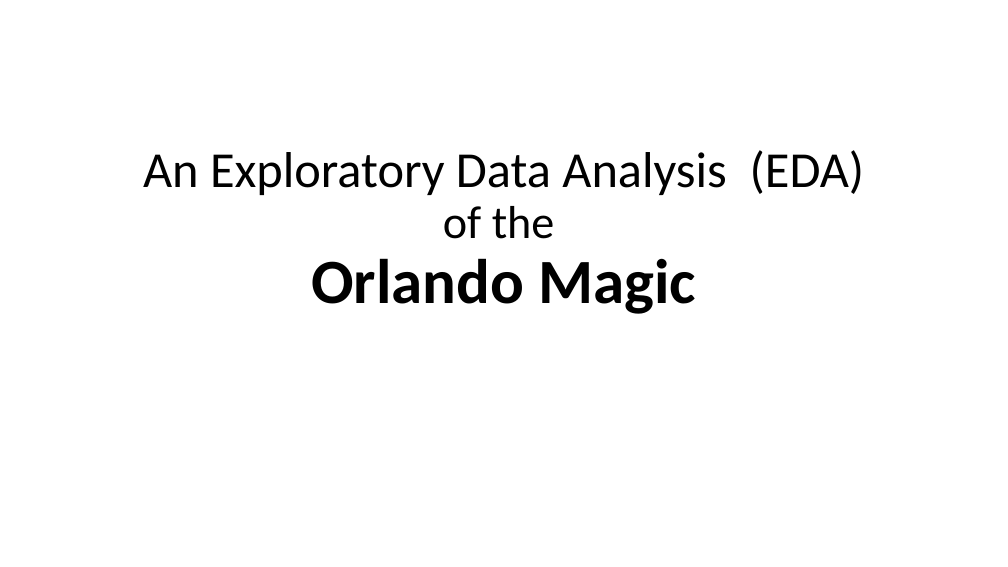
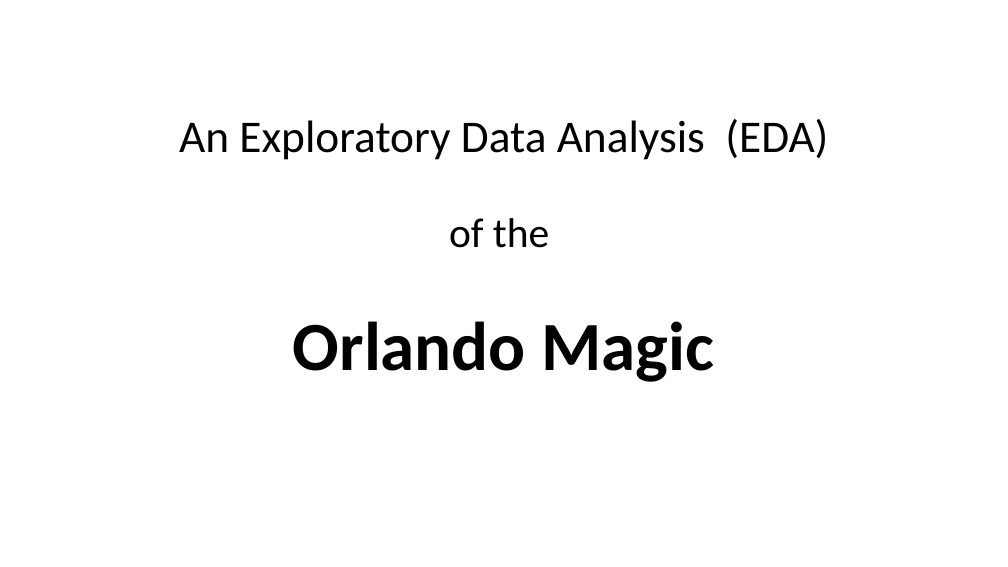
Before and after one commit to CandaceDoesData/Group_Project_1, a slide deck: slide 1 of NBA.pptx. Drawn at 1008x567 pixels with LibreOffice and Linux fonts; fonts in the diff are those of the drawing. Boxes give left, top, right and bottom in pixels: in the first picture for what was removed or moved away, otherwise in the second. Text is boxed around its words. In the diff, an @@ line names an element or a change of style, - is before the commit and + after.

```diff
--- a/NBA.pptx
+++ b/NBA.pptx
@@ title "An Exploratory Data Analysis (EDA) ...": place and size @@
-title "An Exploratory Data Analysis (EDA) ..." at (143,150,865,314)
+title "An Exploratory Data Analysis (EDA) ..." at (179,119,828,382)
@@ title "An Exploratory Data Analysis (EDA) ..." at (179,119,828,382): size 48 to 43.2 pt in "An Exploratory Data Analysis (EDA)"; size 44 to 39.6 pt in "of the"; size 60 to 65.7 pt in "Orlando Magic" @@
```
Also in this commit, not shown: 8 other slides changed, 17 slides added, 5 slides removed, 1 other file.
